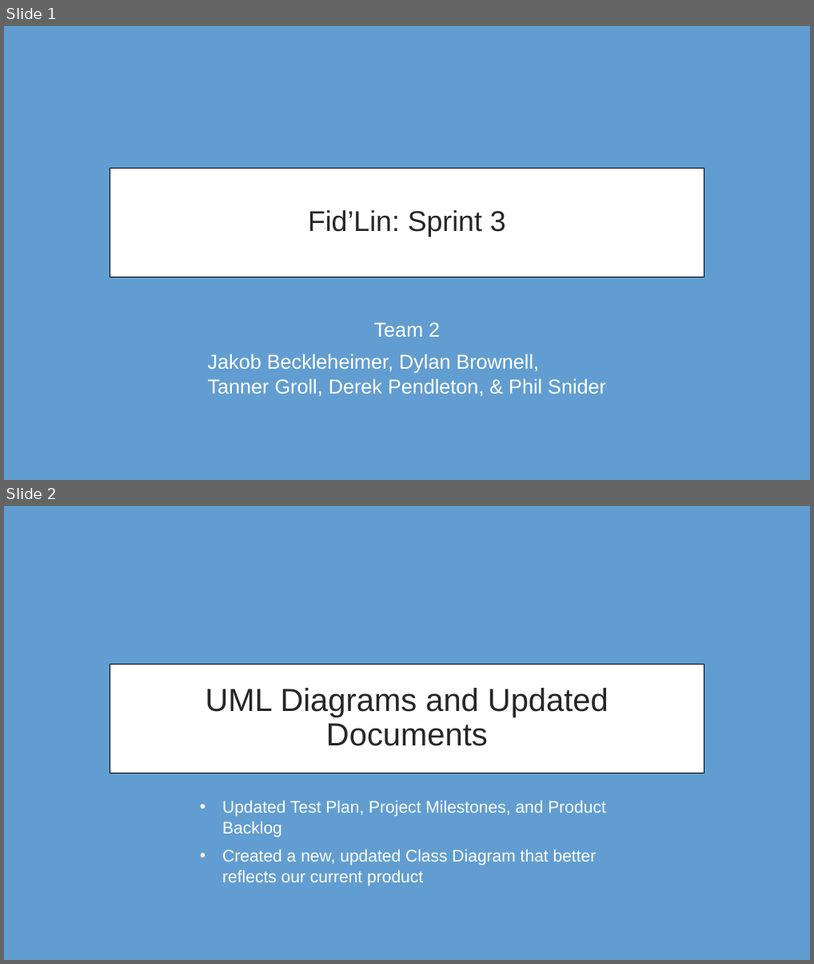
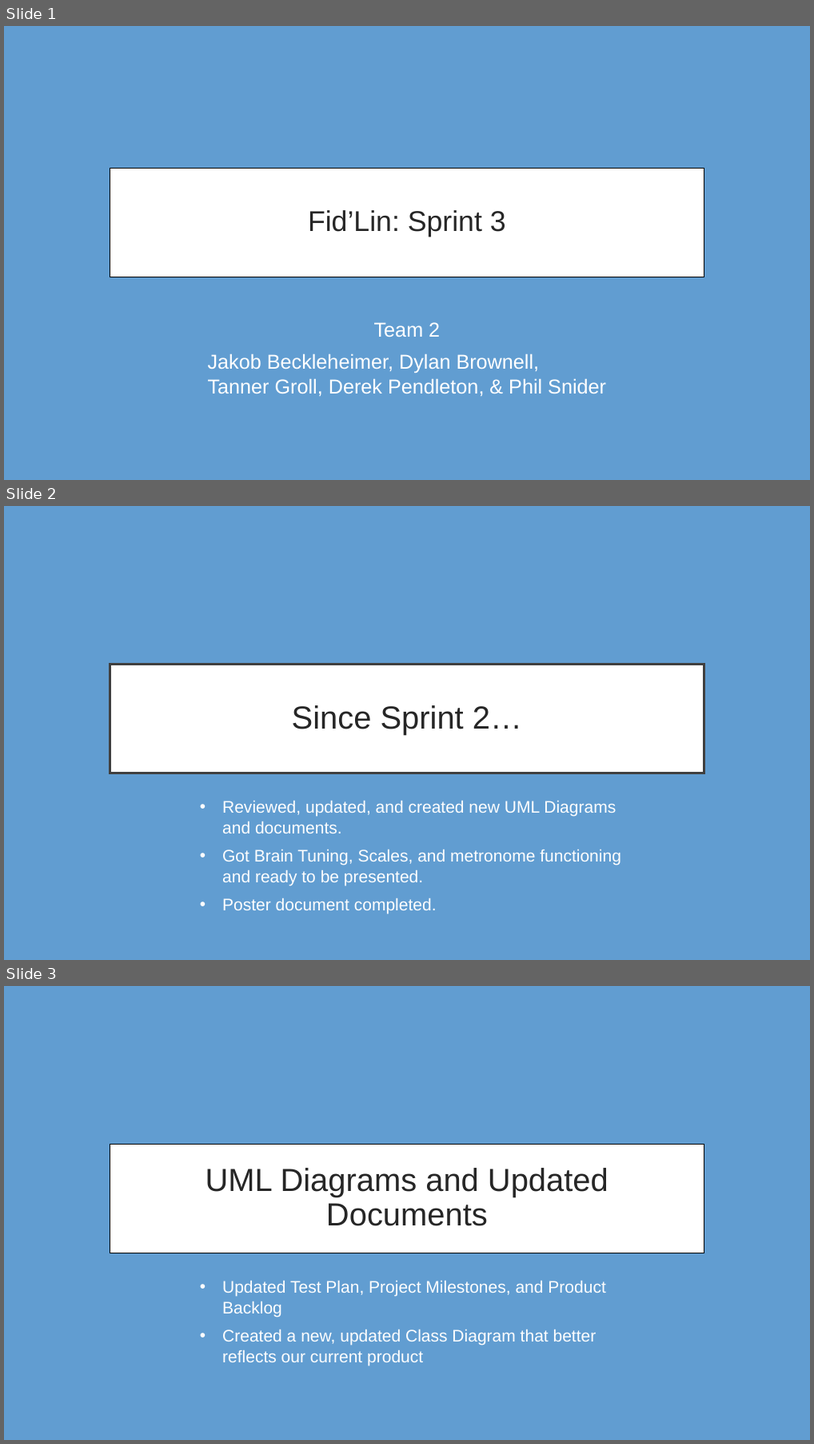
Before and after one commit to Thatawesomeguy4/FiddlePracticeAppCPSC4910, a slide deck: FidLin_Presentation4.0.pptx. Shown one above the other, each under a label of ours: slides 1 and 2 before the commit, slides 1, 2 and 3 after it. The pictures are 814x964 and 814x1444 pixels, drawn with LibreOffice and Linux fonts; fonts in the diff are those of the drawing. Boxes give left, top, right and bottom in pixels: in the first picture for what was removed or moved away, otherwise in the second. Text is boxed around its words. In the diff, an @@ line names an element or a change of style, - is before the commit and + after.

```diff
--- a/FidLin_Presentation4.0.pptx
+++ b/FidLin_Presentation4.0.pptx
@@ slide 2 added at [4, 506, 810, 960], background #619DD1 @@
@@ title added at [110, 664, 705, 772], fill #FFFFFF, outline #404040 3 pt, 38 pt, text #262626 @@
+Since Sprint 2…
@@ text added at [222, 800, 622, 914], 20 pt, text #FEFEFE @@
+• Reviewed, updated, and created new UML Diagrams and documents.
+• Got Brain Tuning, Scales, and metronome functioning and ready to be presented.
+• Poster document completed.
@@ what was slide 2 is now slide 3 @@
```
Also in this commit, not shown: 1 other slide added.
